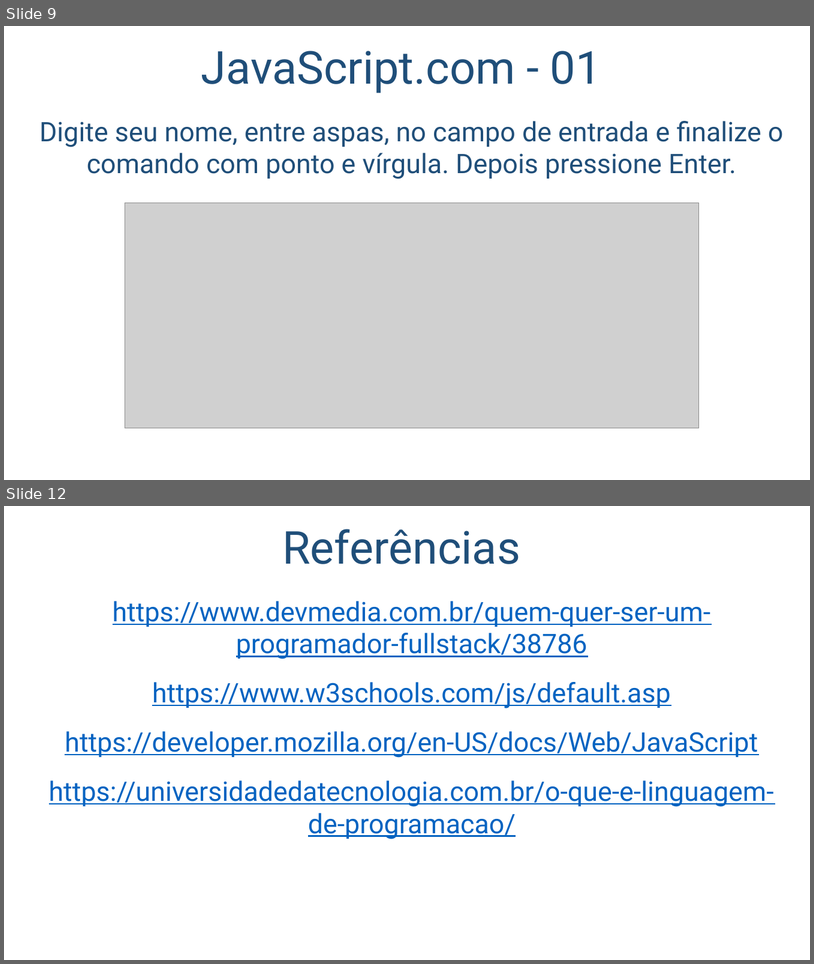
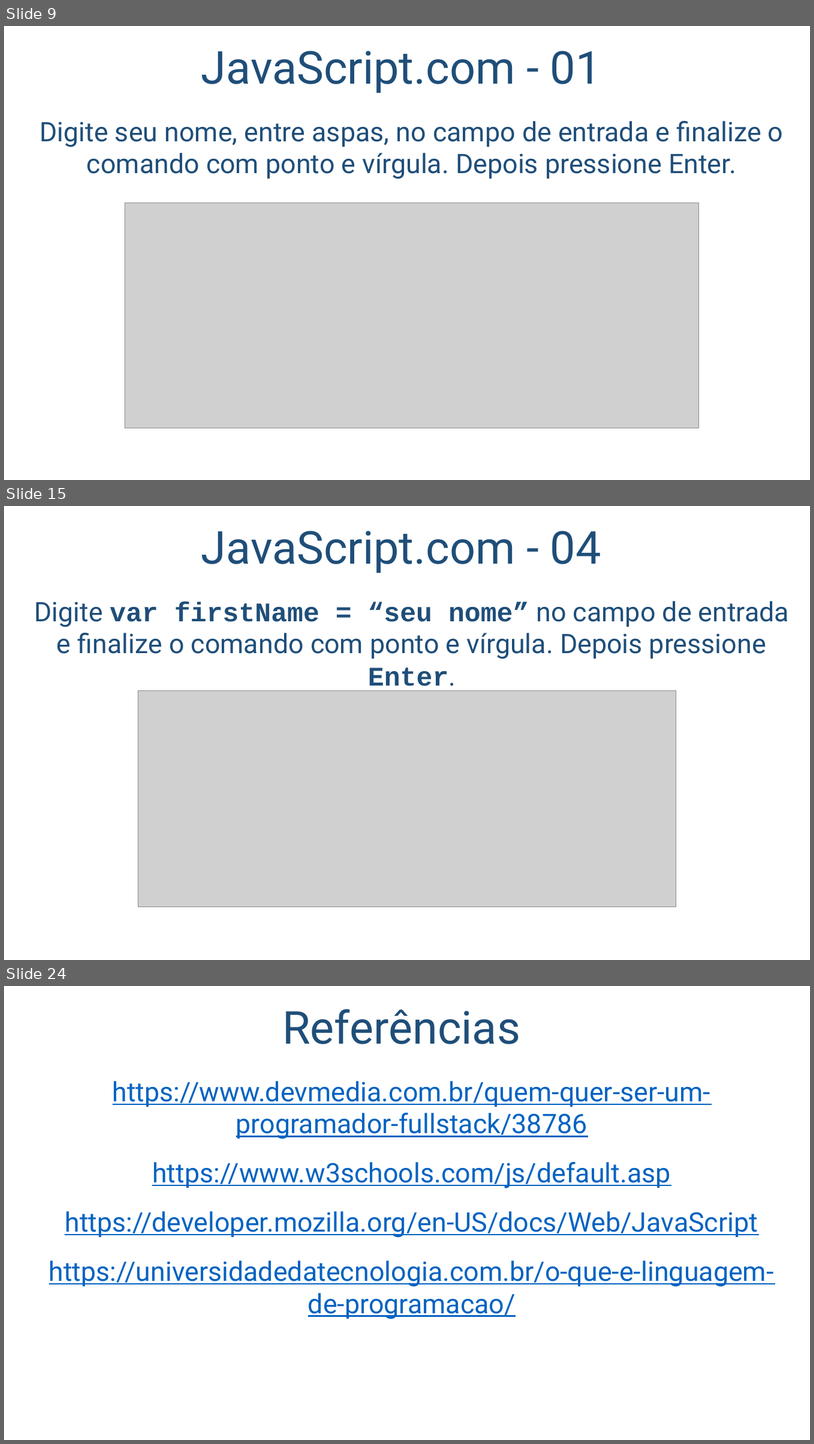
Before and after one commit to salmo-jr/public-slides, a slide deck: javascript-introducao.pptx. Shown one above the other, each under a label of ours: slides 9 and 12 before the commit, slides 9, 15 and 24 after it; the slides between them are not shown. The pictures are 814x964 and 814x1444 pixels, drawn with LibreOffice and Linux fonts; fonts in the diff are those of the drawing; grey boxes stand for pictures; background and template pictures are left out. Boxes give left, top, right and bottom in pixels: in the first picture for what was removed or moved away, otherwise in the second. Text is boxed around its words. In the diff, an @@ line names an element or a change of style, - is before the commit and + after.

```diff
--- a/javascript-introducao.pptx
+++ b/javascript-introducao.pptx
@@ slide 15 added at [4,506,810,960], background picture (left out) @@
@@ title added at [201,531,602,573], 54 pt, text #1F4E79 @@
+JavaScript.com - 04
@@ text added at [34,601,789,693], 32 pt, text #1F4E79 @@
+Digite var firstName = “seu nome” no campo de entrada e finalize o comando com ponto e vírgula. Depois pressione Enter.
@@ picture added at [138,691,677,906] @@
@@ what was slide 12 is now slide 24 @@
```
Also in this commit, not shown: 3 slides changed, 11 other slides added.
